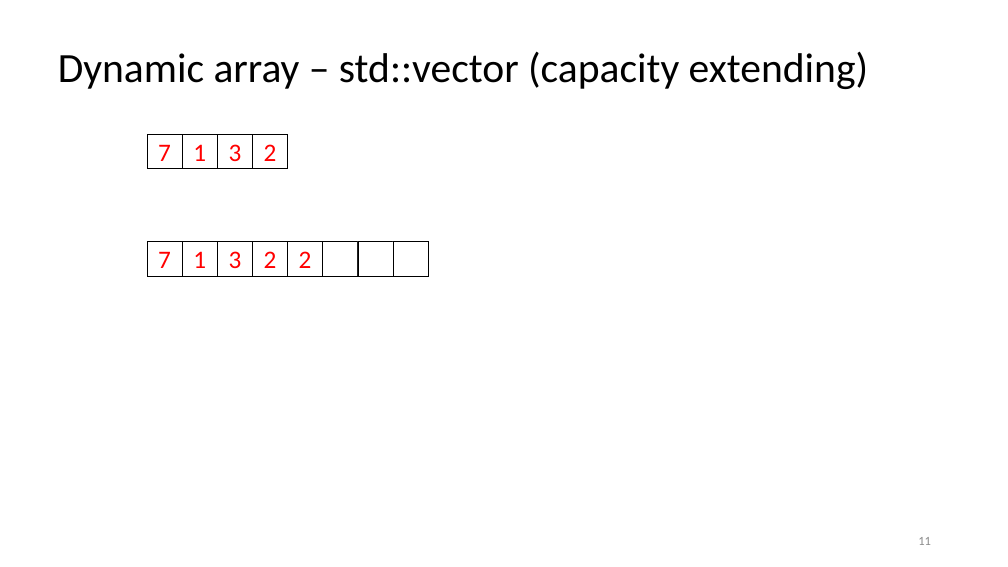
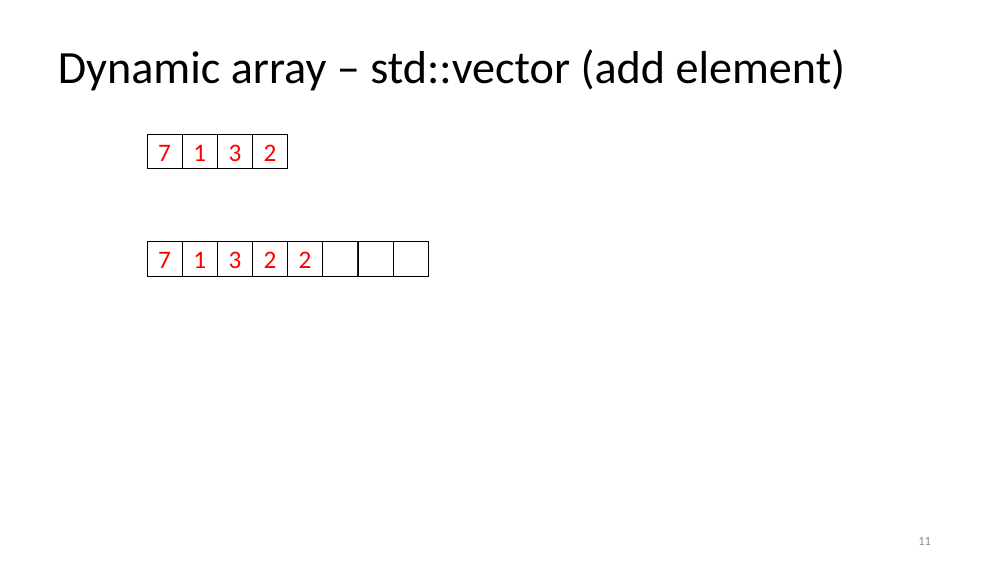
Before and after one commit to rarutyun/cpp-courses, a slide deck: slide 11 of 03_containrers_and_initialization/03_containers.pptx. Drawn at 1008x567 pixels with LibreOffice and Linux fonts; fonts in the diff are those of the drawing. Boxes give left, top, right and bottom in pixels: in the first picture for what was removed or moved away, otherwise in the second. Text is boxed around its words. In the diff, an @@ line names an element or a change of style, - is before the commit and + after.

```diff
--- a/03_containrers_and_initialization/03_containers.pptx
+++ b/03_containrers_and_initialization/03_containers.pptx
@@ title at [58,49,846,91]: text changed; size 39.6 to 44 pt @@
-Dynamic array – std::vector (capacity extending)
+Dynamic array – std::vector (add element)
```
Also in this commit, not shown: 10 other slides changed, 1 slide removed, 3 other files.
